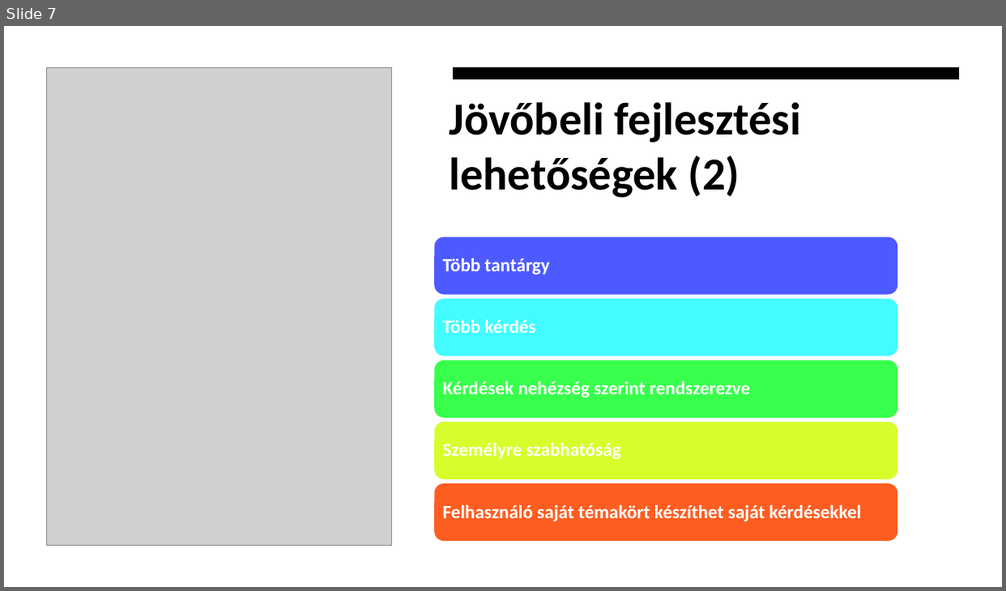
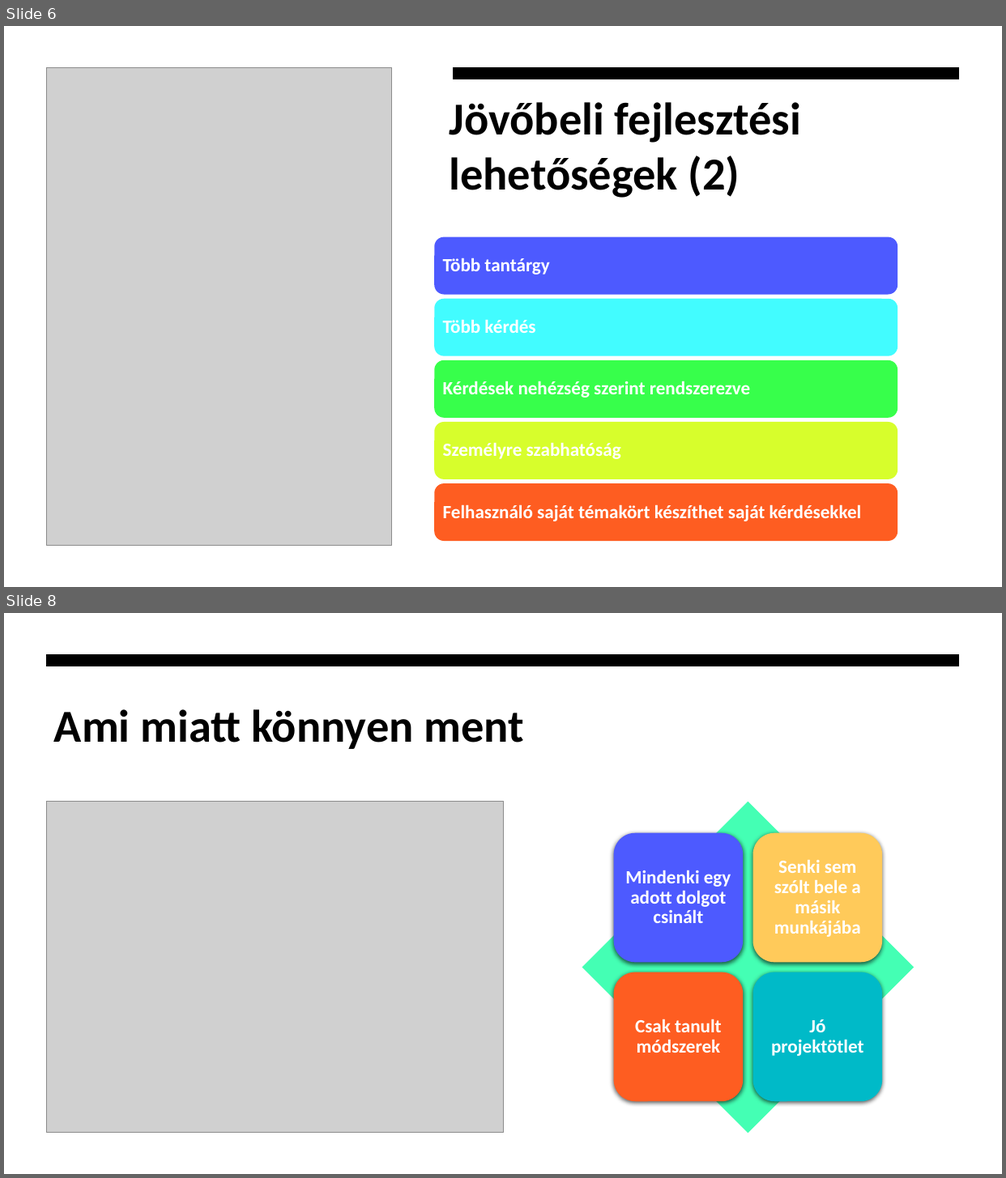
Before and after one commit to etnevelpriv/tanulosProjektMatematika, a slide deck: Dokumentumok/Prezentacio.pptx. Shown one above the other, each under a label of ours: slide 7 before the commit, slides 6 and 8 after it; the slides between them are not shown. The pictures are 1006x591 and 1006x1178 pixels, drawn with LibreOffice and Linux fonts; fonts in the diff are those of the drawing; grey boxes stand for pictures. Boxes give left, top, right and bottom in pixels: in the first picture for what was removed or moved away, otherwise in the second. Text is boxed around its words. In the diff, an @@ line names an element or a change of style, - is before the commit and + after.

```diff
--- a/Dokumentumok/Prezentacio.pptx
+++ b/Dokumentumok/Prezentacio.pptx
@@ slide 8 added at bbox=[4, 613, 1002, 1174], background #FFFFFF @@
@@ rectangle added at bbox=[4, 613, 1002, 1174], fill #FFFFFF @@
@@ freeform shape added at bbox=[47, 655, 960, 667], fill #000000 @@
@@ title added at bbox=[54, 709, 524, 749], 44 pt, text #000000, bold @@
+Ami miatt könnyen ment
@@ picture added at bbox=[47, 801, 503, 1132] @@
@@ group added at bbox=[582, 802, 914, 1133]: 4 rounded rectangles, 4 texts, 1 diamond @@
+Mindenki egy adott dolgot csinált
+Senki sem szólt bele a másik munkájába
+Csak tanult módszerek
+Jó projektötlet
@@ what was slide 7 is now slide 6 @@
```
Also in this commit, not shown: 2 slides changed, 1 other slide added, 1 slide removed.
